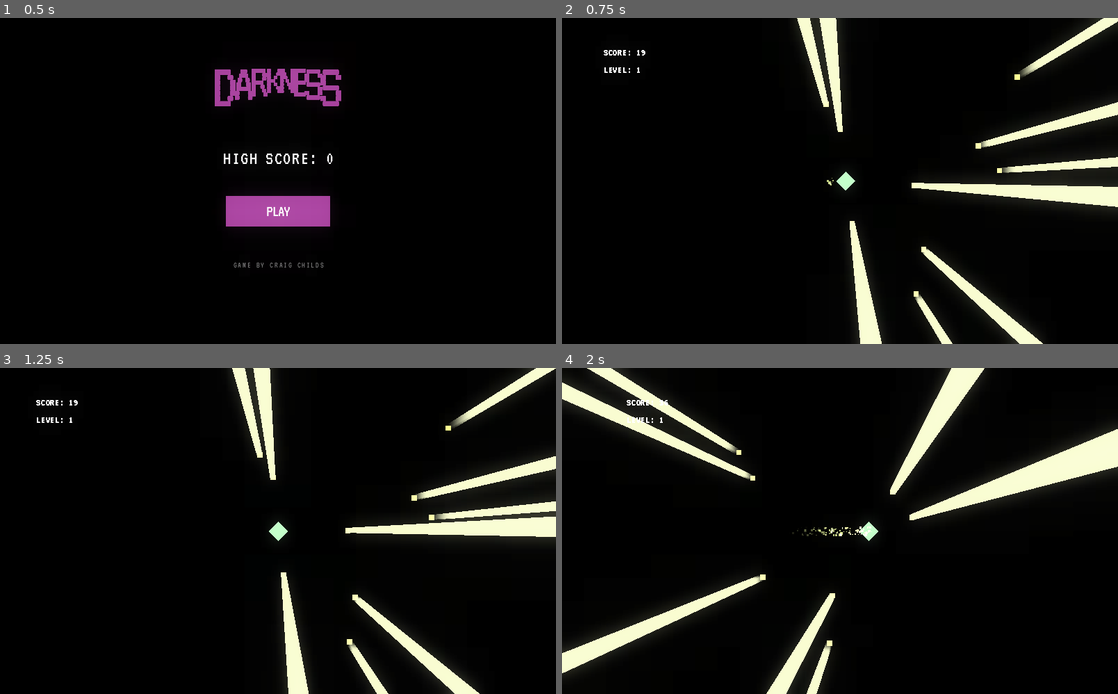
Above: before the commit, frames 1-4 (two rows, left to right).
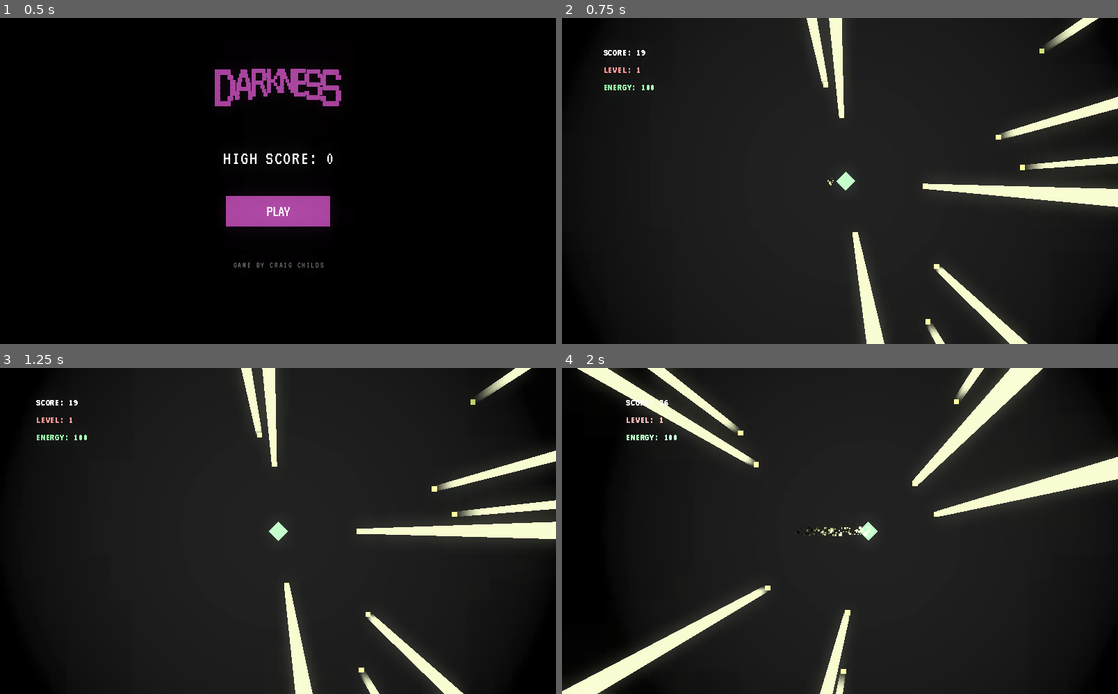
Above: after the commit, the same moments.

Repository: CraigChilds94/darkness
Game: Godot game, scene res://Menu.tscn
Two runs of this game, one before a commit and one after it. Both use one fixed random seed, a clock stepped at 60 frames per second and the inputs below. Sound files missing from this copy of the repository are replaced by a short silence.
Inputs (mouse positions are in pixels of both pictures, inside the frame that each line leads up to):
- Up to frame 1 (0.5 s): no input
- Up to frame 2 (0.75 s): click (840, 210) at 0.5 s
- Up to frame 3 (1.25 s): no input
- Up to frame 4 (2 s): tap Enter (ui_accept) at 1.25 s; hold Right (ui_right) from 1.28 s (still down); hold Enter (ui_accept) from 1.28 s (still down)

Frame 1 is identical in both runs. In frame 2, 58% of the frame differs, in the area x 7-100%, y 0-100%; in frame 3, 54%; in frame 4, 58%, in the area x 0-100%, y 0-100%.

Commit message:
Make some tweaks to the background. Add a boost mechanic. Increase spread

Diff:
--- a/Level.tscn
+++ b/Level.tscn
@@ -70,7 +70,7 @@
 
 [node name="Level" type="Node2D"]
 script = ExtResource( 2 )
-padding = 60
+padding = 0
 
 [node name="Light2D" type="Light2D" parent="."]
 light_mask = 2
@@ -186,6 +186,21 @@
 "_edit_use_anchors_": false
 }
 
+[node name="Energy" type="Label" parent="Player/UI"]
+light_mask = 2
+margin_left = -445.669
+margin_top = -182.775
+margin_right = -374.669
+margin_bottom = -162.775
+rect_pivot_offset = Vector2( 137.351, -67.2713 )
+custom_fonts/font = SubResource( 7 )
+custom_colors/font_color = Color( 0.423529, 0.67451, 0.462745, 1 )
+text = "Energy: 100"
+uppercase = true
+__meta__ = {
+"_edit_use_anchors_": false
+}
+
 [node name="CurrentLevel" type="Label" parent="Player/UI"]
 light_mask = 2
 margin_left = -445.669
@@ -194,7 +209,7 @@
 margin_bottom = -194.929
 rect_pivot_offset = Vector2( 137.351, -67.2713 )
 custom_fonts/font = SubResource( 7 )
-custom_colors/font_color = Color( 1, 1, 1, 1 )
+custom_colors/font_color = Color( 0.92549, 0.431373, 0.431373, 1 )
 text = "Level: 0"
 uppercase = true
 __meta__ = {
@@ -274,6 +289,7 @@
 
 [node name="GameMusic" type="AudioStreamPlayer2D" parent="."]
 stream = ExtResource( 9 )
+volume_db = -20.0
 autoplay = true
 
 [node name="NewLevelAudio" type="AudioStreamPlayer2D" parent="."]
--- a/scripts/Level.gd
+++ b/scripts/Level.gd
@@ -1,6 +1,6 @@
 extends Node2D
 
-export var padding = 20
+export var padding = 50
 
 var visibility : float = 100
 
@@ -11,10 +11,13 @@
 var base_texture_scale : float
 var new_texture_scale : float
 var game_over_threshold : float = 0
+var starting_light_percentage = 100
+var max_light_percentage = 110
 
 export var game_over_scene = "res://GameOver.tscn"
 export var time_points_bonus = 10
-export var visibility_increase = 7.5
+export var base_point_value = 10
+export var visibility_increase = 3
 export var darkness_rate = 10
 export var number_of_lights = 10
 export var screen_size = Vector2()
@@ -36,12 +39,14 @@
 	score_label.set_text("Score: " + str(Game.get_current_points()))
 	level_label = $Player/UI/CurrentLevel
 	level_label.set_text("Level: " + str(Game.get_current_level()))
+	$Player/UI/Energy.set_text("Energy: " + str(player.energy))
 
 	base_texture_scale = player_light.texture_scale
 	screen_size = get_viewport_rect().size
 
 	number_of_lights = int(Game.apply_level_modifier(number_of_lights))
 	darkness_rate = Game.apply_level_modifier(darkness_rate)
+	visibility_increase = Game.apply_level_modifier(visibility_increase)
 
 	for _n in range(0, number_of_lights):
 		_spawn_light()
@@ -50,12 +55,13 @@
 	visibility -= darkness_rate * delta
 	new_texture_scale = base_texture_scale * ((visibility / 100))
 	player_light.texture_scale = new_texture_scale
+	$Player/UI/Energy.set_text("Energy: " + str(round(player.energy)))
 
 	if !loading && Game.get_lights_collected() == number_of_lights:
 		loading = true
 		Global.update_score(Game.get_current_points())
 		Global.save_game()
-		visibility = 100
+		visibility = starting_light_percentage
 		Game.next_level()
 		get_tree().reload_current_scene()
 	elif !loading && player_light.texture_scale <= game_over_threshold:
@@ -68,15 +74,17 @@
 func _on_Player_hit():
 	light_audio.stop()
 	light_audio.play()
-	var new_points = (darkness_rate * number_of_lights) / 10
+	var new_points = (Game.apply_level_modifier(base_point_value) * number_of_lights) / 10
 	Game.collect_light()
 	Game.add_points(new_points + (time_points_bonus - time_elapsed))
-	visibility += visibility_increase
+	visibility = min(max_light_percentage, visibility + visibility_increase)
 	score_label.set_text("Score: " + str(Game.get_current_points()))
 	print("Collected " + str(Game.get_lights_collected()) + " of " + str(number_of_lights))
 
 func _get_random_position():
-	return Vector2(rand_range(padding, screen_size.x - padding), rand_range(padding, screen_size.y - padding))
+	var x_pos = rand_range(padding, screen_size.x - padding)
+	var y_pos = rand_range(padding, screen_size.y - padding)
+	return Vector2(x_pos, y_pos)
 
 func _spawn_light():
 	var light = $LightOrb.duplicate()
--- a/scripts/PlayerController.gd
+++ b/scripts/PlayerController.gd
@@ -5,6 +5,7 @@
 export var friction = 25
 
 var velocity = Vector2.ZERO
+export var energy = 100
 
 signal hit
 
@@ -15,9 +16,16 @@
 	input_vector.y = Input.get_action_strength("ui_down") - Input.get_action_strength("ui_up")
 	input_vector = input_vector.normalized()
 
+	var sprint_multiplier = 1
+	if energy > 0 and Input.is_action_pressed("ui_accept"):
+		sprint_multiplier = 1.25
+		energy = max(0, energy - (50 * delta))
+	else:
+		energy = min(100, energy + (10 * delta))
+
 	if input_vector != Vector2.ZERO:
 		velocity += input_vector * acceleration * delta
-		velocity = velocity.clamped(max_speed * delta)
+		velocity = velocity.clamped((max_speed * sprint_multiplier) * delta)
 		$Sprite/Tail.emitting = true
 	else:
 		velocity = velocity.move_toward(Vector2.ZERO, friction * delta)
Not shown, changed: export_presets.cfg
Binary file changed: sprites/black_bg.png
